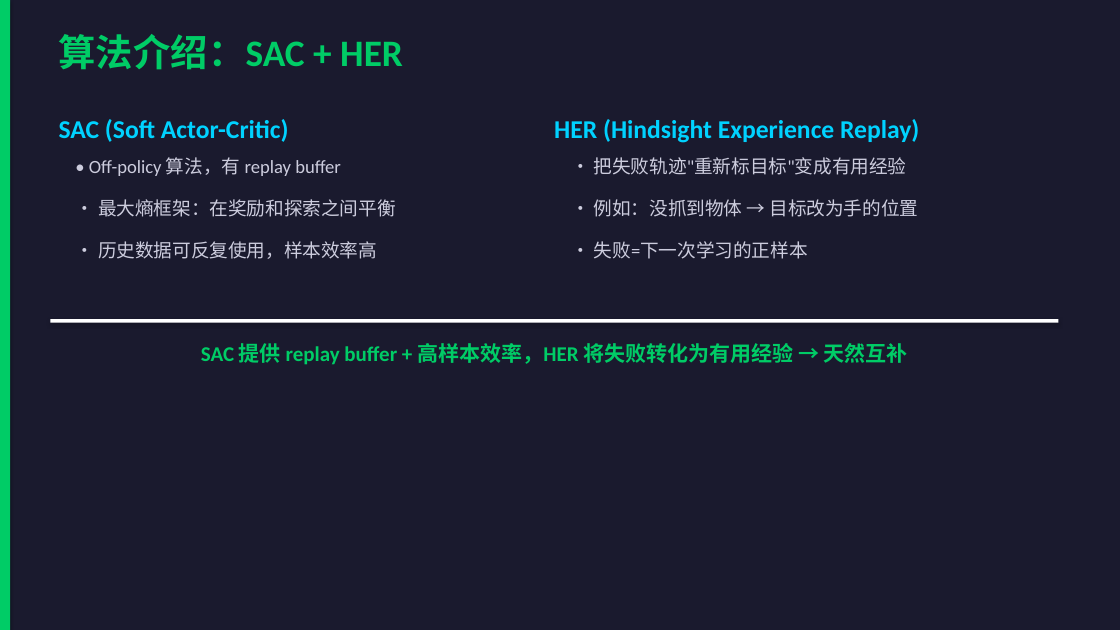
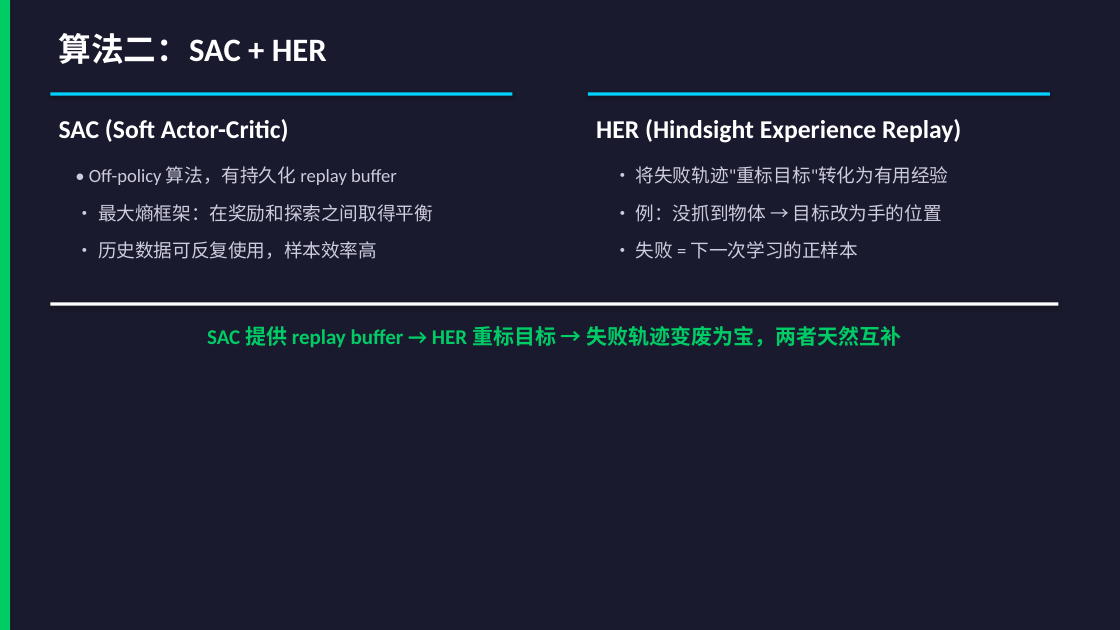
Before and after one commit to baobaolong777/RLStudy, a slide deck: slide 5 of 汇报PPT_PPO_vs_SAC_HER.pptx (slide 4 before the commit). Drawn at 1120x630 pixels with LibreOffice and Linux fonts; fonts in the diff are those of the drawing. Boxes give left, top, right and bottom in pixels: in the first picture for what was removed or moved away, otherwise in the second. Text is boxed around its words. In the diff, an @@ line names an element or a change of style, - is before the commit and + after.

```diff
--- a/汇报PPT_PPO_vs_SAC_HER.pptx
+++ b/汇报PPT_PPO_vs_SAC_HER.pptx
@@ text at (59, 33, 327, 64): text changed; size 32 to 28 pt; text colour #00CC66 to #FFFFFF @@
-算法介绍：SAC + HER
+算法二：SAC + HER
@@ text "SAC (Soft Actor-Critic)" at (59, 119, 289, 142): text colour #00D2FF to #FFFFFF @@
@@ rectangle added at (50, 92, 513, 96), fill #00D2FF @@
@@ text "HER (Hindsight Experience Replay)" at (596, 119, 961, 143): text colour #00D2FF to #FFFFFF @@
@@ text "HER (Hindsight Experience Replay)": place and size @@
-text "HER (Hindsight Experience Replay)" at (554, 119, 919, 143)
+text "HER (Hindsight Experience Replay)" at (596, 119, 961, 143)
@@ rectangle added at (588, 92, 1050, 96), fill #00D2FF @@
@@ text at (89, 166, 397, 185): text changed @@
-• Off-policy 算法，有 replay buffer
+• Off-policy 算法，有持久化 replay buffer
@@ text at (636, 166, 949, 184): text changed @@
-• 把失败轨迹"重新标目标"变成有用经验
+• 将失败轨迹"重标目标"转化为有用经验
@@ text at (98, 204, 433, 222): text changed @@
-• 最大熵框架：在奖励和探索之间平衡
+• 最大熵框架：在奖励和探索之间取得平衡
@@ text at (636, 204, 942, 222): text changed @@
-• 例如：没抓到物体 → 目标改为手的位置
+• 例：没抓到物体 → 目标改为手的位置
@@ text at (636, 241, 858, 259): spaces changed @@
-• 失败=下一次学习的正样本
+• 失败 = 下一次学习的正样本
@@ rectangle: place and size @@
-rectangle at (50, 319, 1059, 323)
+rectangle at (50, 302, 1059, 306)
@@ text at (207, 326, 902, 348): text changed @@
-SAC 提供 replay buffer + 高样本效率，HER 将失败转化为有用经验 → 天然互补
+SAC 提供 replay buffer → HER 重标目标 → 失败轨迹变废为宝，两者天然互补
```
Also in this commit, not shown: 4 other slides changed, 6 slides added, 3 slides removed, 1 other file.
